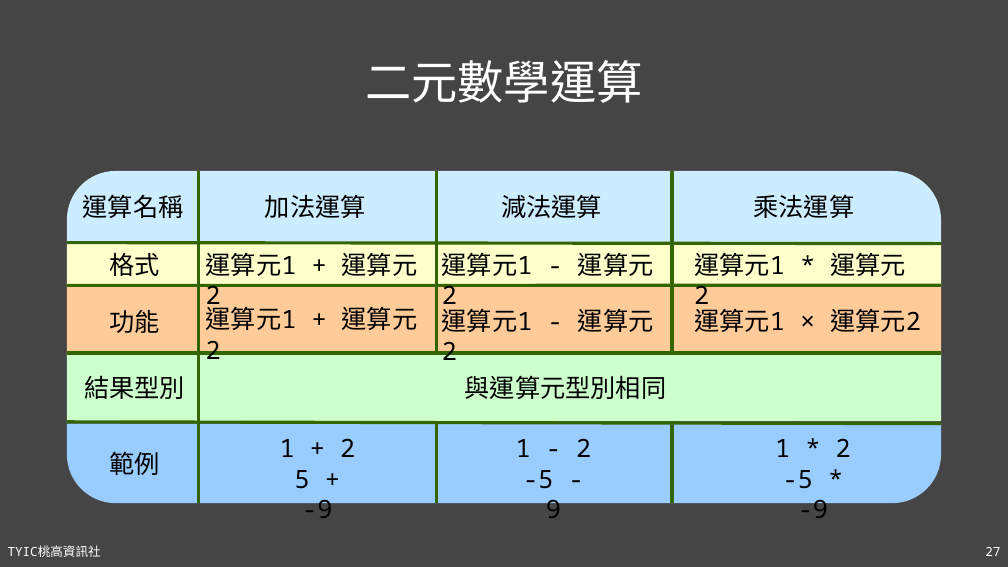
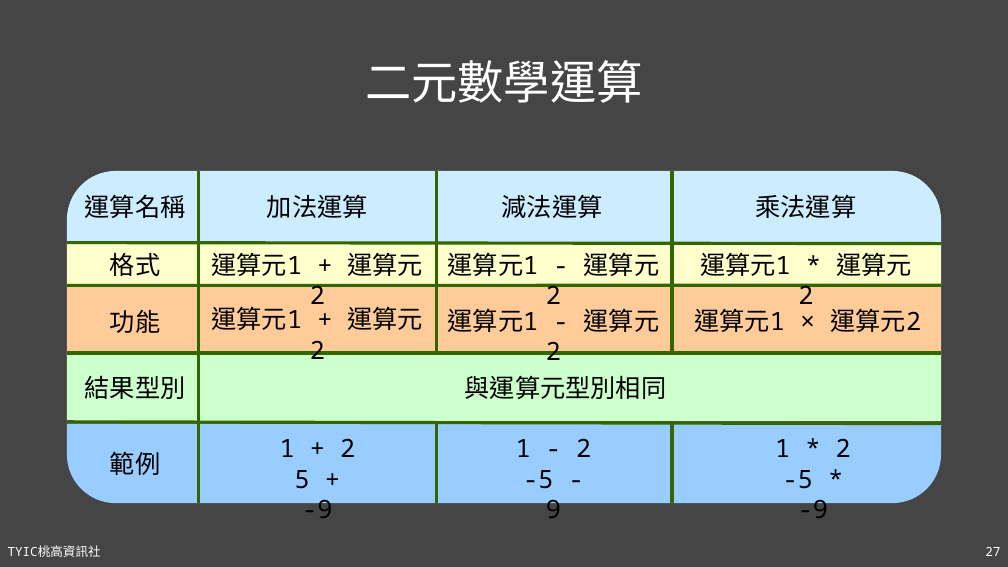
Before and after one commit to TYSHIC/slides, a slide deck: slide 27 of powerpoint/04_初探Java.pptx. Drawn at 1008x567 pixels with LibreOffice and Linux fonts; fonts in the diff are those of the drawing. Boxes give left, top, right and bottom in pixels: in the first picture for what was removed or moved away, otherwise in the second. Text is boxed around its words. In the diff, an @@ line names an element or a change of style, - is before the commit and + after.

```diff
--- a/powerpoint/04_初探Java.pptx
+++ b/powerpoint/04_初探Java.pptx
@@ alignment left to centre in 9 elements at [448, 309, 660, 366], [448, 253, 660, 304], [267, 194, 368, 218], [211, 307, 424, 365], [211, 253, 424, 304], [85, 195, 186, 218], [694, 309, 921, 332], [700, 253, 912, 304], [755, 194, 856, 218] @@
```
Also in this commit, not shown: 6 other slides changed, 4 slides added, 4 other files.
